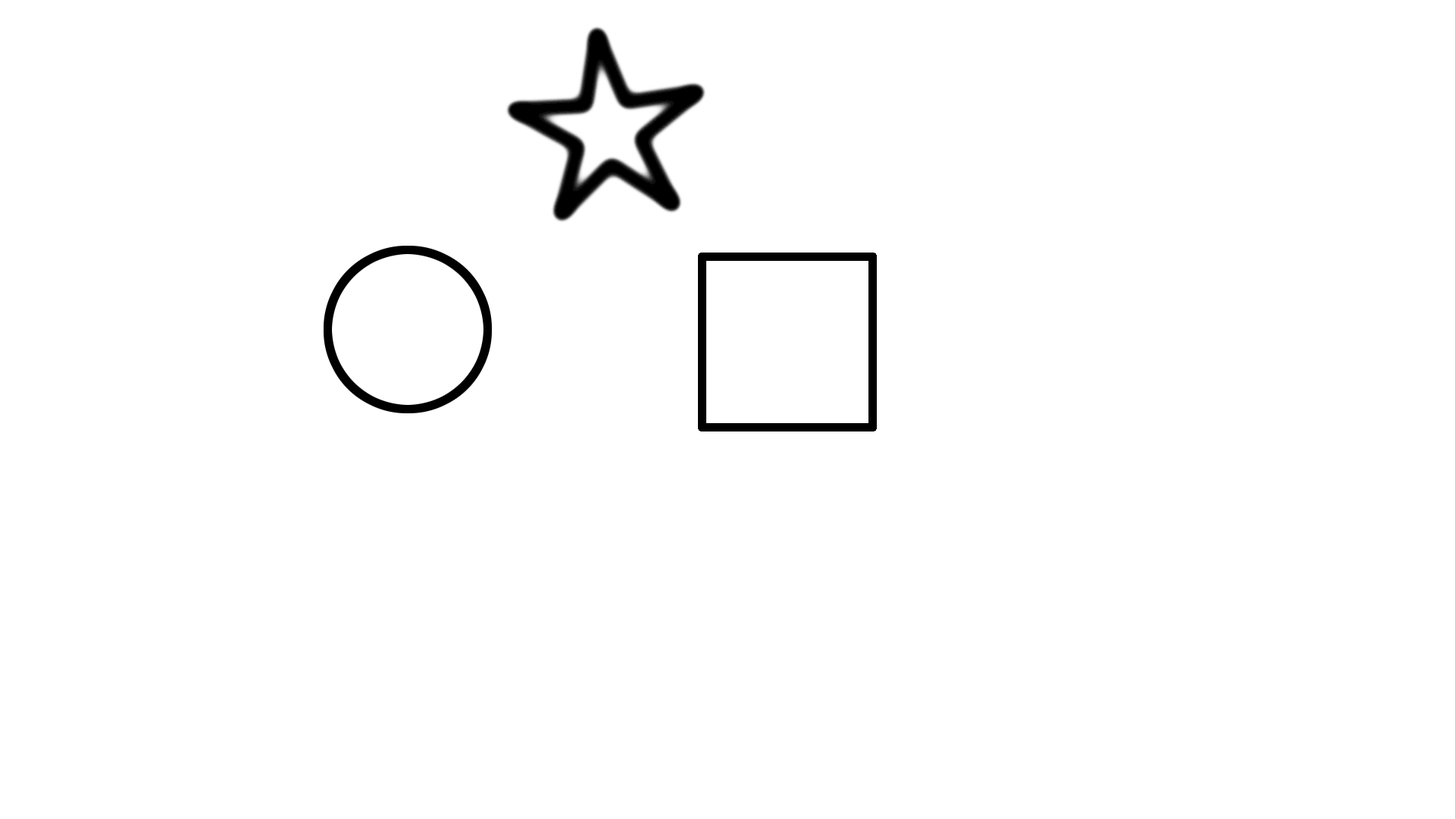
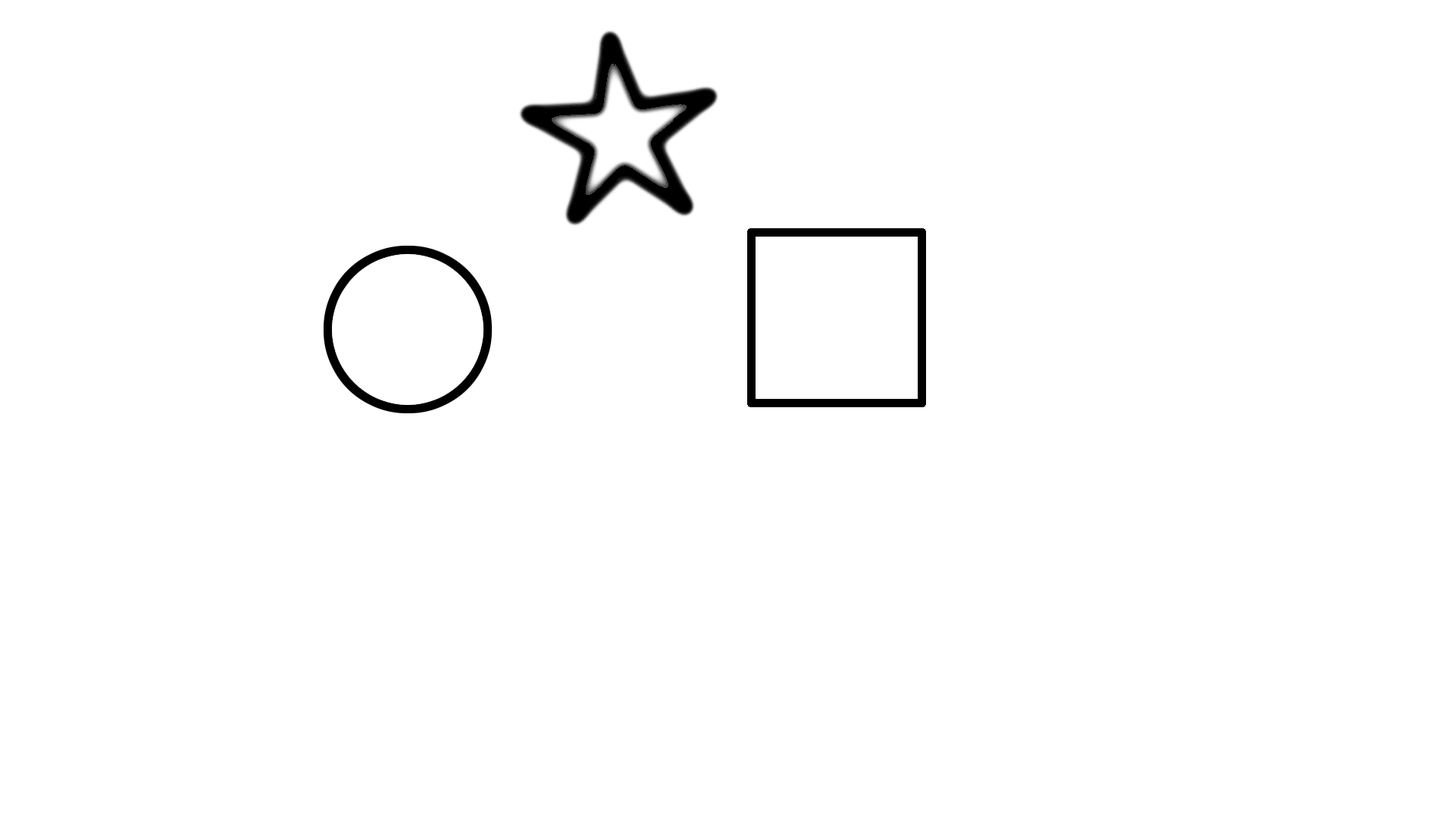
The second 1455px x 819px image is a revision of the first. Changes to its layers:
renamed "Estrela" to "Camada #1", painted on it over [505,25,720,227]
painted on "Quadrado" over [698,228,927,432]
renamed "Circulo" to "Camada", painted on it over [331,253,484,405]
hid "Fundo" over [331,25,927,432]
